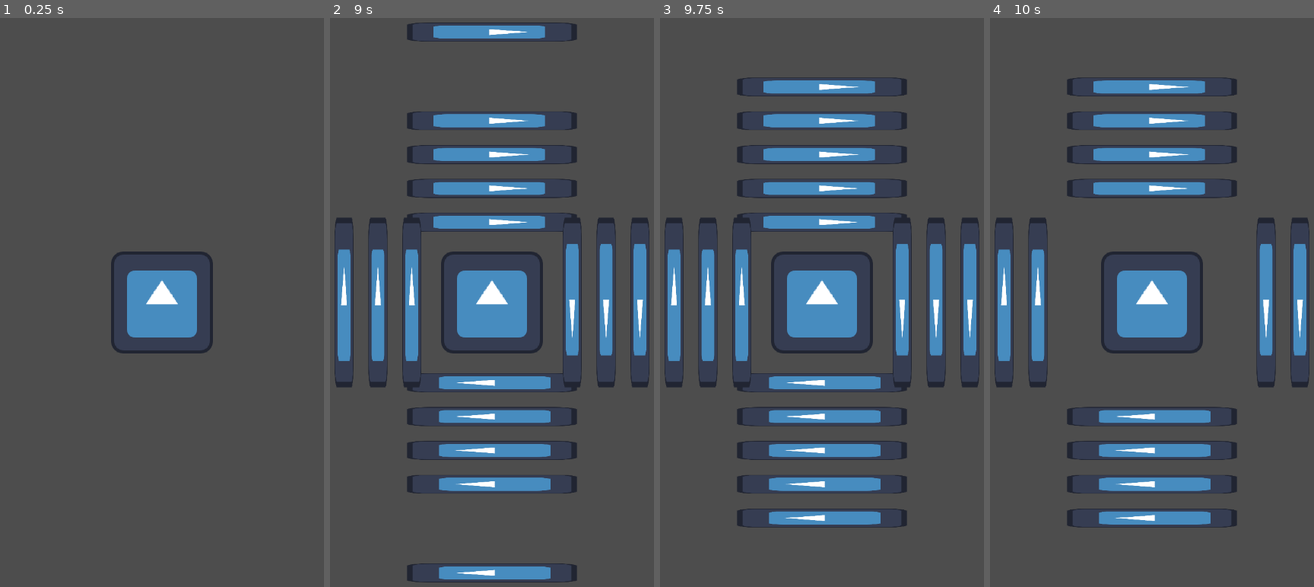
Above: before the commit, frames 1-4 (left to right).
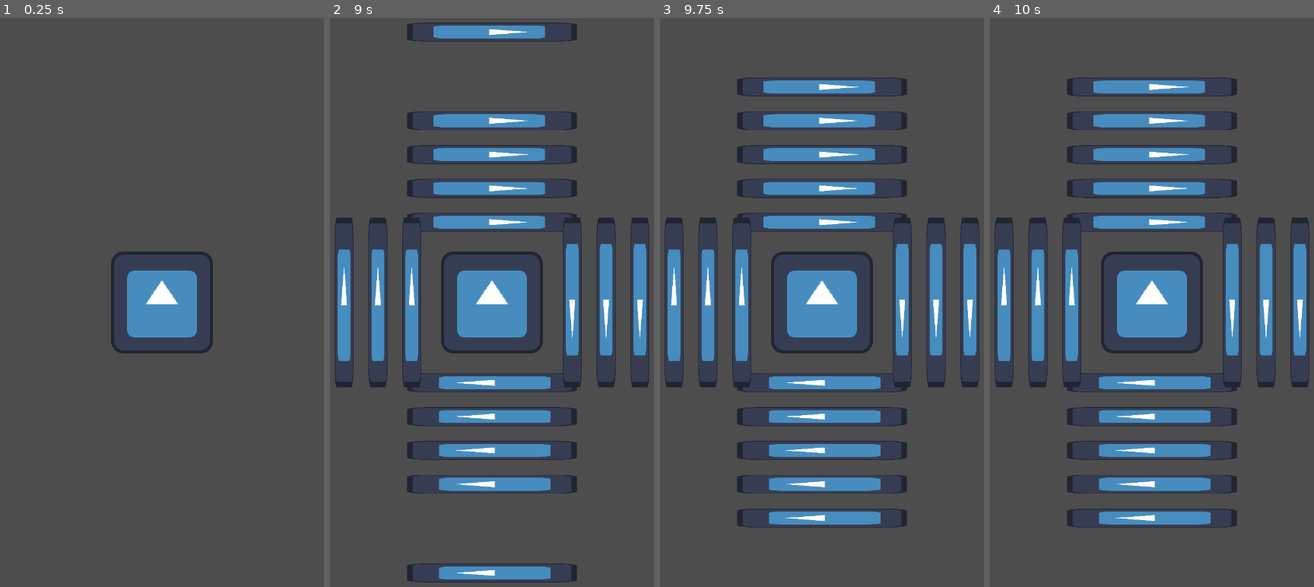
Above: after the commit, the same moments.

Repository: MightyPossum/Kabal-GameJam-2025
Game: Godot game, scene res://assets/scenes/GameScene.tscn
Two runs of this game, one before a commit and one after it. Both use one fixed random seed, a clock stepped at 60 frames per second and the inputs below. The engine's default icon, where the game draws it, is replaced by a stand-in: a white triangle on a blue panel in a dark square.
Inputs:
- Up to frame 1 (0.25 s): no input
- Up to frame 2 (9 s): tap Enter at 0.5, 2.75, 5.75 s; tap Space at 2, 4.25, 6.5 s
- Up to frame 3 (9.75 s): no input
- Up to frame 4 (10 s): no input

Frames 1-3 are identical in both runs. In frame 4, 3.9% of the frame differs, in the area x 22-78%, y 34-66%.

Commit message:
Finalized walls

Diff:
--- a/assets/scenes/wall.tscn
+++ b/assets/scenes/wall.tscn
@@ -13,8 +13,11 @@
 scale = Vector2(0.117188, 1.04601)
 texture = ExtResource("2_nddmm")
 
-[node name="Area2D" type="Area2D" parent="."]
+[node name="Area2D" type="Area2D" parent="." groups=["wall"]]
 
 [node name="CollisionShape2D" type="CollisionShape2D" parent="Area2D"]
 position = Vector2(-12.5, 1)
 shape = SubResource("1_shape")
+
+[connection signal="area_entered" from="Area2D" to="." method="_on_area_2d_area_entered"]
+[connection signal="area_exited" from="Area2D" to="." method="_on_area_2d_area_exited"]
--- a/assets/scripts/wall.gd
+++ b/assets/scripts/wall.gd
@@ -5,6 +5,7 @@
 
 var target_position: Vector2
 var rotation_angle: float = 0.0
+var collided : bool = false
 
 func set_rotation_meta(vertical: bool, angle: float = 90.0, flipped: bool = false):
 	rotation_angle = 0.0
@@ -29,13 +30,23 @@
 
 func _ready() -> void:
 	apply_meta()
-	await get_tree().create_timer(10.0).timeout
-	queue_free()
+	#await get_tree().create_timer(10.0).timeout
+	#queue_free()
 
 func _process(delta: float) -> void:
 	if target_position == null:
 		return
-	if $Area2D and $Area2D.get_overlapping_areas().size() > 0:
+	if collided:
 		return
 	var dir = (target_position - position)
 	position += dir.normalized() * move_speed * delta
+
+func _on_area_2d_area_entered(area: Area2D) -> void:
+	if area.is_in_group("wall"):
+		collided = true
+	if area.is_in_group("mech"):
+		collided = true
+
+func _on_area_2d_area_exited(area: Area2D) -> void:
+	if area.is_in_group("wall"):
+		collided = false
